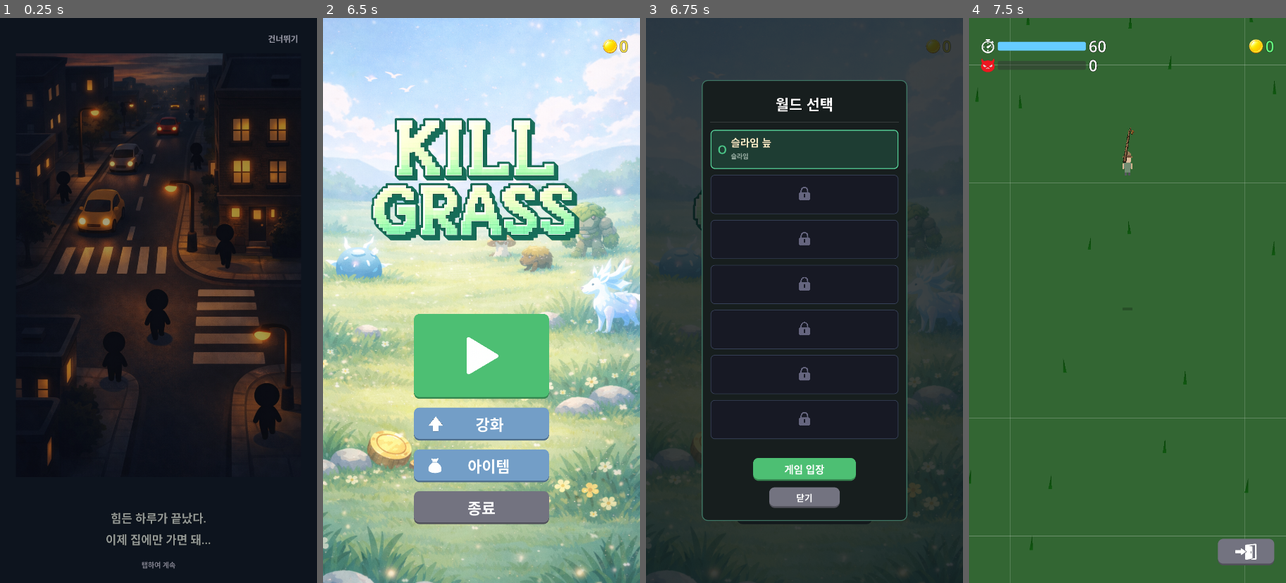
Above: before the commit, frames 1-4 (left to right).
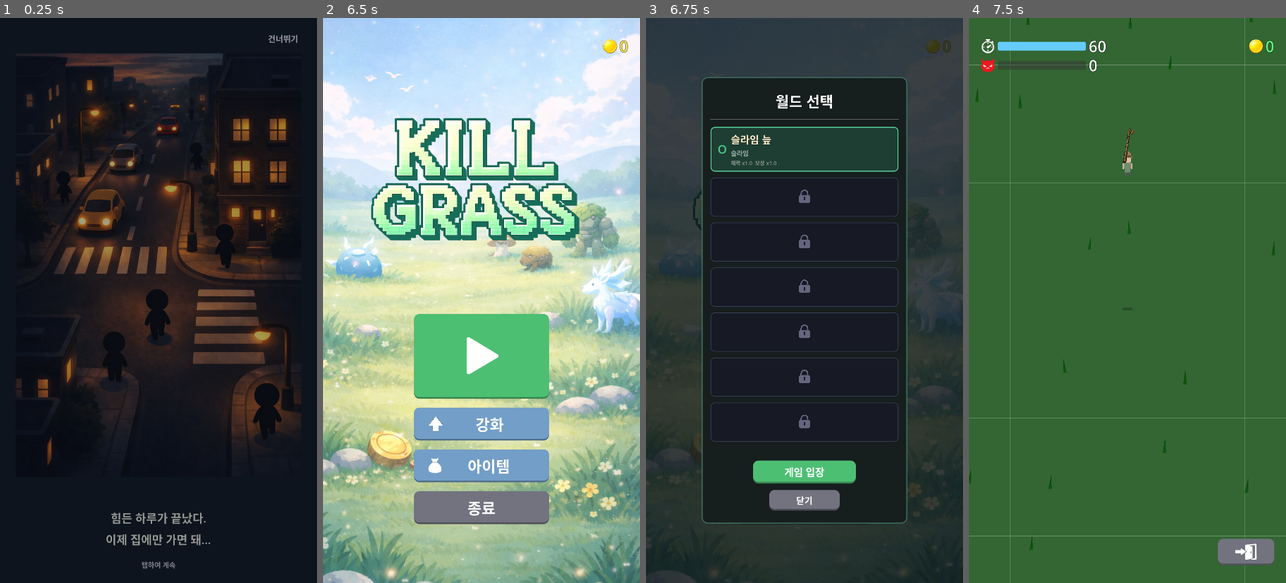
Above: after the commit, the same moments.

Repository: yellyB/game-kill_grass
Game: Godot game, scene res://scenes/ui/main_menu.tscn
Same seed, same stepped clock (60 frames per second), same inputs: the game is played once before the commit and once after it. Sound files missing from this copy of the repository are replaced by a short silence.
Inputs (mouse positions are in pixels of both pictures, inside the frame that each line leads up to):
- Up to frame 1 (0.25 s): no input
- Up to frame 2 (6.5 s): drag from (589, 46) to (513, 176) at 0.52 s; click (481, 300) at 1.25 s; drag from (418, 328) to (465, 413) at 2.02 s; move the mouse to (513, 176) at 2.77 s; hold D (move_right) 2.78-3.5 s; drag from (465, 413) to (386, 215) at 3.52 s; move the mouse to (576, 385) at 4.27 s; hold A (move_left) 4.28-5 s; click "건너뛰기" at 5 s; tap Enter at 5.75 s; drag from (386, 215) to (433, 159) at 5.77 s
- Up to frame 3 (6.75 s): click (804, 357) at 6.5 s
- Up to frame 4 (7.5 s): click "게임 입장" at 7.25 s

Frames 1-2 are identical in both runs. In frame 3, 4.9% of the frame differs, in the area x 17-83%, y 10-90%; in frame 4, nothing differs.

Commit message:
Add world-based grass HP/reward scaling and display multipliers
Higher worlds have tougher grass with better rewards (golden grass excluded).
Show multiplier info on world selection cards.

Co-Authored-By: Claude Opus 4.6 <noreply@anthropic.com>

Diff:
--- a/autoload/game_manager.gd
+++ b/autoload/game_manager.gd
@@ -20,6 +20,18 @@
 var truck_assembled: bool = false  # 이세계 트럭 조립 완료 여부
 var prologue_seen: bool = false
 const WORLD_UNLOCK_COSTS: Array = [0, 2000, 5000, 10000, 25000, 50000, 80000]
+
+# 월드별 풀 체력/보상 배율 (황금풀 제외)
+const WORLD_GRASS_HP_MULT: Array = [1.0, 1.3, 1.8, 2.5, 3.5, 5.0, 7.0]
+const WORLD_GRASS_REWARD_MULT: Array = [1.0, 1.5, 3.0, 5.0, 8.0, 14.0, 22.0]
+
+func get_world_grass_hp_mult() -> float:
+  var w = selected_world
+  return WORLD_GRASS_HP_MULT[w] if w < WORLD_GRASS_HP_MULT.size() else 1.0
+
+func get_world_grass_reward_mult() -> float:
+  var w = selected_world
+  return WORLD_GRASS_REWARD_MULT[w] if w < WORLD_GRASS_REWARD_MULT.size() else 1.0
 
 signal world_unlocked(index: int)
 signal key_acquired(world_index: int)
--- a/scripts/grass_spawner.gd
+++ b/scripts/grass_spawner.gd
@@ -221,14 +221,19 @@
       if not grass_data.has(grid_pos):
         var gd = GameManager.get_random_grass_data()
         var base_regen = gd.regen_time if gd else 5.0
+        var is_golden = gd == GameManager.grass_data_list[3] if gd else false
+        var hp_mult = 1.0 if is_golden else GameManager.get_world_grass_hp_mult()
+        var rw_mult = 1.0 if is_golden else GameManager.get_world_grass_reward_mult()
+        var scaled_hp = int(round((gd.max_health if gd else 1) * hp_mult))
+        var scaled_value = int(round((randi_range(gd.min_drop_value, gd.max_drop_value) if gd else 1) * rw_mult))
         grass_data[grid_pos] = {
           "cut": false,
           "type": get_grass_type_index(gd),
-          "health": gd.max_health if gd else 1,
-          "max_health": gd.max_health if gd else 1,
+          "health": scaled_hp,
+          "max_health": scaled_hp,
           "regen_time": GameManager.get_grass_regen_time(base_regen),
           "regen_timer": 0.0,
-          "value": randi_range(gd.min_drop_value, gd.max_drop_value) if gd else 1
+          "value": scaled_value
         }
         positions.append(grid_pos)
 
@@ -268,13 +273,18 @@
         # Regenerate with new random type
         var gd = GameManager.get_random_grass_data()
         var base_regen = gd.regen_time if gd else 5.0
+        var is_golden = gd == GameManager.grass_data_list[3] if gd else false
+        var hp_mult = 1.0 if is_golden else GameManager.get_world_grass_hp_mult()
+        var rw_mult = 1.0 if is_golden else GameManager.get_world_grass_reward_mult()
+        var scaled_hp = int(round((gd.max_health if gd else 1) * hp_mult))
         data.cut = false
         data.type = get_grass_type_index(gd)
-        data.health = gd.max_health if gd else 1
-        data.max_health = gd.max_health if gd else 1
+        data.health = scaled_hp
+        data.max_health = scaled_hp
         data.regen_time = GameManager.get_grass_regen_time(base_regen)
         data.regen_timer = 0.0
-        data.value = randi_range(gd.min_drop_value, gd.max_drop_value) if gd else 1
+        data.value = int(round((randi_range(gd.min_drop_value, gd.max_drop_value) if gd else 1) * rw_mult))
+
 
 func _get_grass_color(grass_type: int) -> Color:
   # 황금풀(3): 월드 무관 샛노란색 + alpha 마커(셰이더 반짝이용)
--- a/scripts/main_menu.gd
+++ b/scripts/main_menu.gd
@@ -417,6 +417,17 @@
       monster_label.add_theme_color_override("font_color", Color(0.4, 0.4, 0.5))
     info_vbox.add_child(monster_label)
 
+    var hp_m = GameManager.WORLD_GRASS_HP_MULT[index] if index < GameManager.WORLD_GRASS_HP_MULT.size() else 1.0
+    var rw_m = GameManager.WORLD_GRASS_REWARD_MULT[index] if index < GameManager.WORLD_GRASS_REWARD_MULT.size() else 1.0
+    var mult_label = Label.new()
+    mult_label.text = "체력 x%.1f  보상 x%.1f" % [hp_m, rw_m]
+    mult_label.add_theme_font_size_override("font_size", 18)
+    if unlocked:
+      mult_label.add_theme_color_override("font_color", Color(0.55, 0.6, 0.55))
+    else:
+      mult_label.add_theme_color_override("font_color", Color(0.35, 0.35, 0.42))
+    info_vbox.add_child(mult_label)
+
     # Cost / key status (locked with key)
     if not unlocked:
       var status_vbox = VBoxContainer.new()
